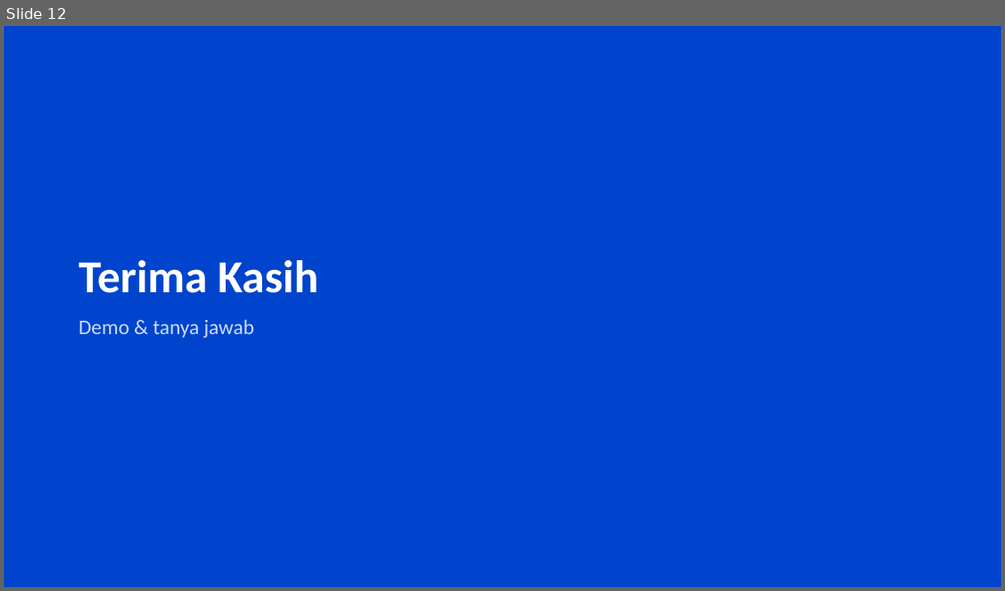
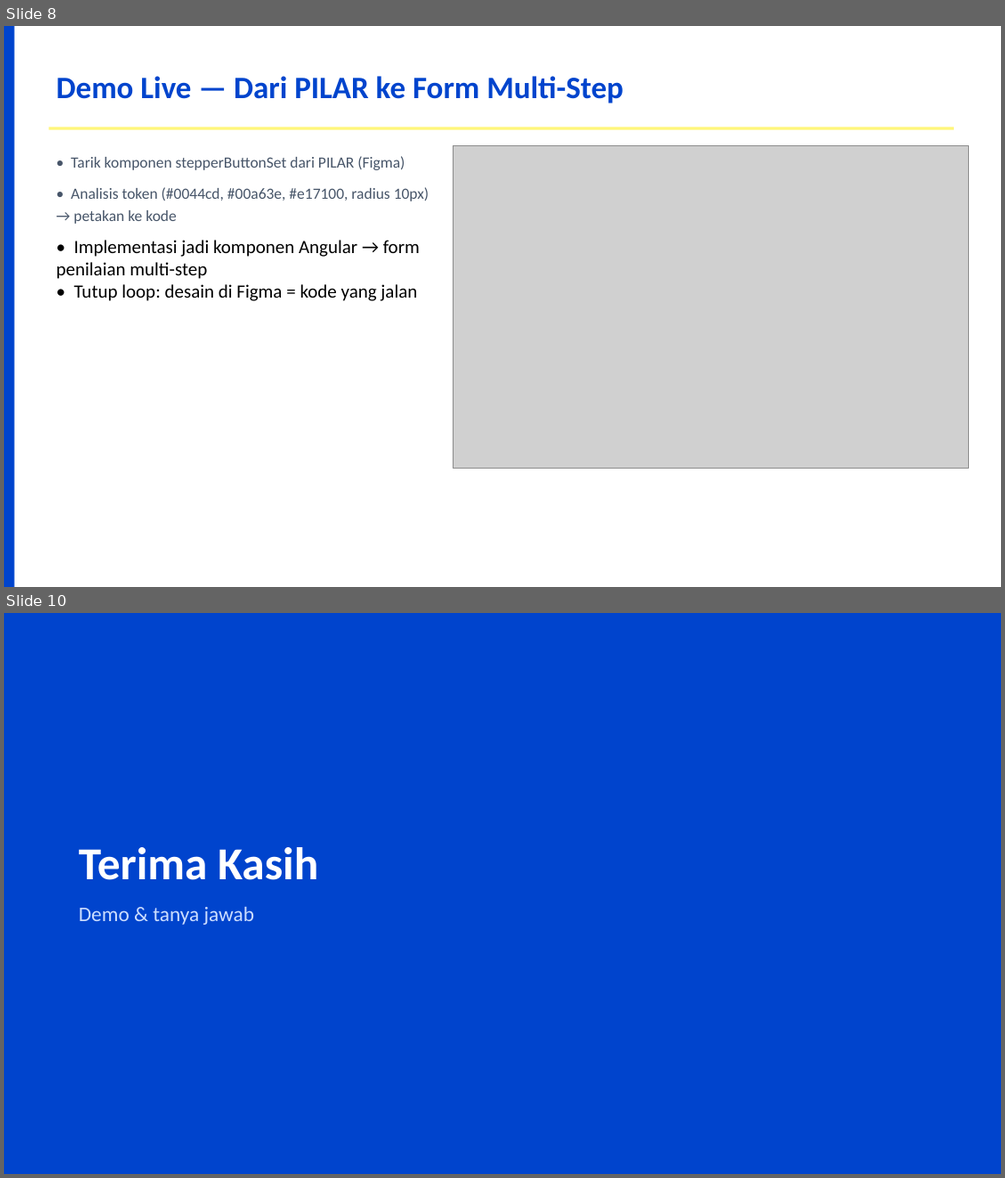
Before and after one commit to dhenta312/hackathon-appraisal, a slide deck: Presentasi-Penilaian-Kinerja.pptx. Shown one above the other, each under a label of ours: slide 12 before the commit, slides 8 and 10 after it; the slides between them are not shown. The pictures are 1005x591 and 1005x1178 pixels, drawn with LibreOffice and Linux fonts; fonts in the diff are those of the drawing; grey boxes stand for pictures. Boxes give left, top, right and bottom in pixels: in the first picture for what was removed or moved away, otherwise in the second. Text is boxed around its words. In the diff, an @@ line names an element or a change of style, - is before the commit and + after.

```diff
--- a/Presentasi-Penilaian-Kinerja.pptx
+++ b/Presentasi-Penilaian-Kinerja.pptx
@@ slide 8 added at box(4, 26, 1001, 587), background #FFFFFF @@
@@ rectangle added at box(4, 26, 15, 587), fill #0044CD @@
@@ text added at box(57, 76, 623, 103), 30 pt, text #0044CD, bold @@
+Demo Live — Dari PILAR ke Form Multi-Step
@@ rectangle added at box(48, 127, 954, 130), fill #FFF67A @@
@@ text added at box(57, 156, 429, 301), 15 pt, text #475569 @@
+• Tarik komponen stepperButtonSet dari PILAR (Figma)
+• Analisis token (#0044cd, #00a63e, #e17100, radius 10px) → petakan ke kode
+• Implementasi jadi komponen Angular → form penilaian multi-step
+• Tutup loop: desain di Figma = kode yang jalan
@@ picture added at box(453, 145, 969, 468) @@
@@ what was slide 12 is now slide 10 @@
```
Also in this commit, not shown: 2 slides changed, 6 other slides added, 9 slides removed, 2 other files.
